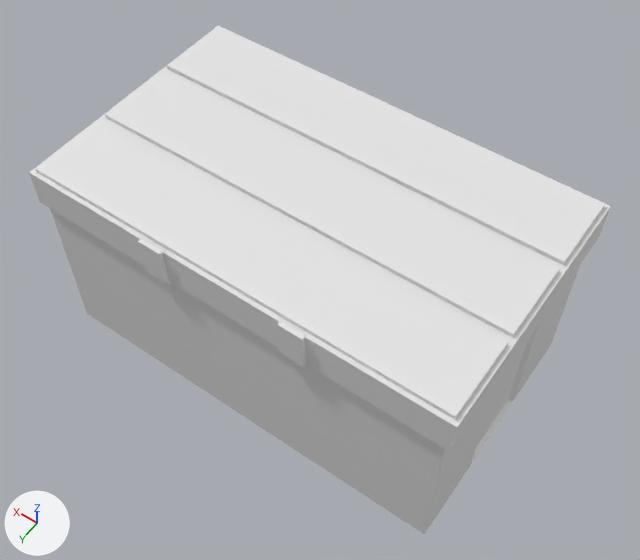
The Blender file LD59/Assets/Models/StorageBox.blend as it was, and as the next commit left it.
Both versions are drawn from a 50 mm lens placed at (-0.749, 1.032, 1.829), pointed at (-0.025, 0.018, 0.236). Arrows for +X, +Y and +Z are at lower left; the lights stay in place. The older version comes first.
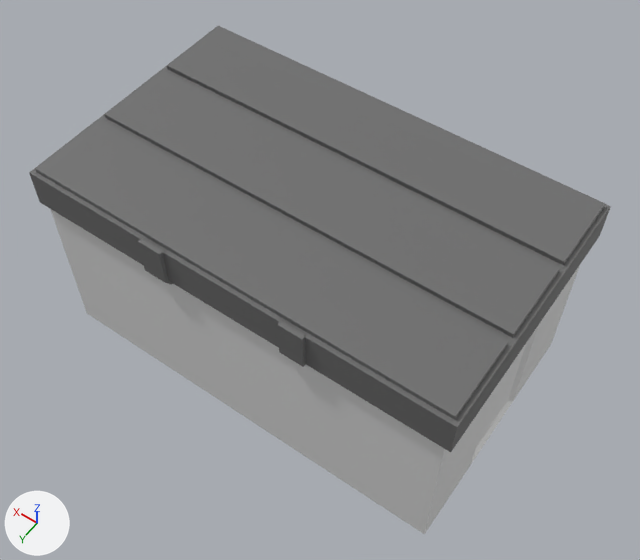
Location of each change, (x1, y1, x2, y2) in pixels of the pictures (640 x 560 px):
part 1 of me_cube_002, recoloured (white to dark grey)
    both: (29, 26, 611, 452)

Patch to the scene script:
```diff
--- a/LD59/Assets/Models/StorageBox.blend.py
+++ b/LD59/Assets/Models/StorageBox.blend.py
@@ mat_bottom @@
+mat_bottom = principled_material('Bottom')
+mat_bottom.base_color = (0.8, 0.8, 0.8)  # white #e7e7e7
@@ mat_top @@
+mat_top = principled_material('Top')
+mat_top.base_color = (0.155, 0.155, 0.155)  # dark grey #6e6e6e
@@ me_cube_002 @@
 me_cube_002.from_pydata(...)  # 176 vertices, 174 faces; spans x -0.515..0.515, y -0.309..0.318, z 0.0..0.512
 # used by ob_cube; location = (0.0, 0.0, 0.0)
+# me_cube_002 part 1: all 133 faces centred in x -0.515..0.515, y -0.309..0.318, z 0.405..0.512 switch from no material to mat_top (dark grey #6e6e6e)
+me_cube_002.materials.append(mat_bottom)  # white #e7e7e7
```
